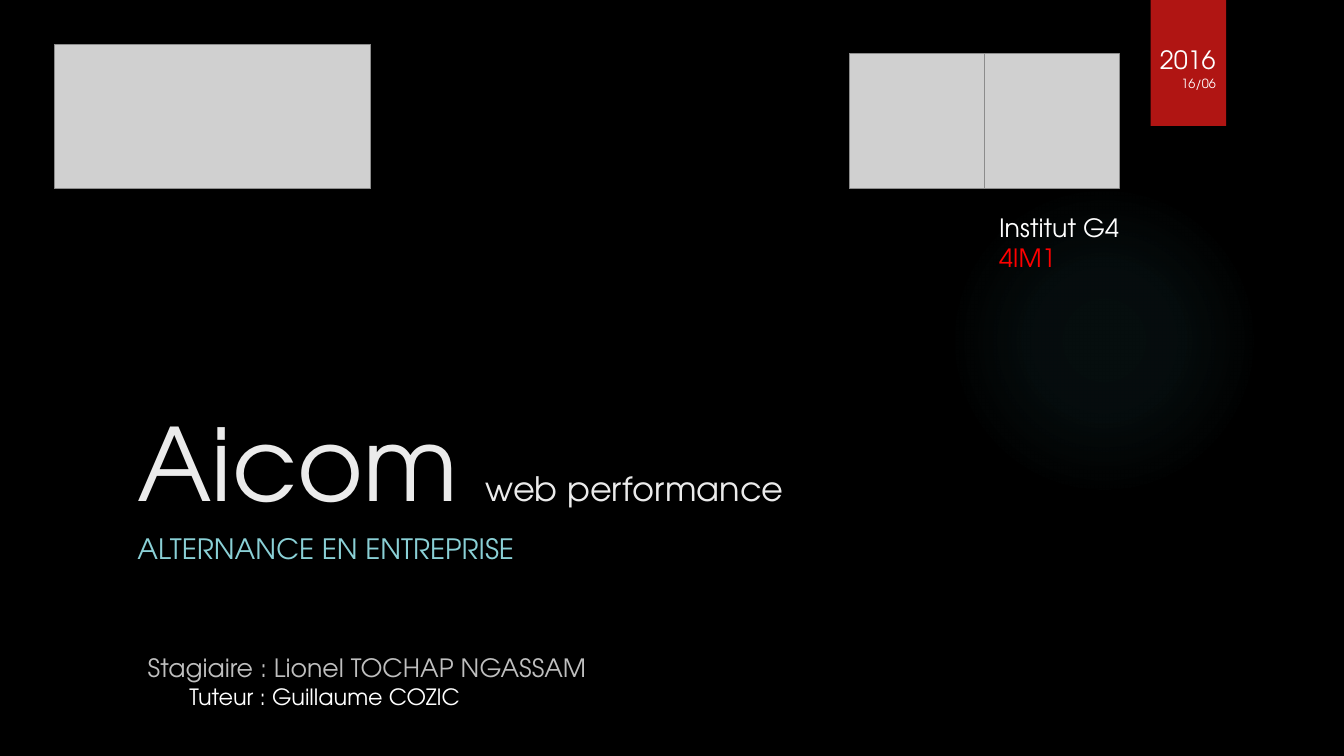
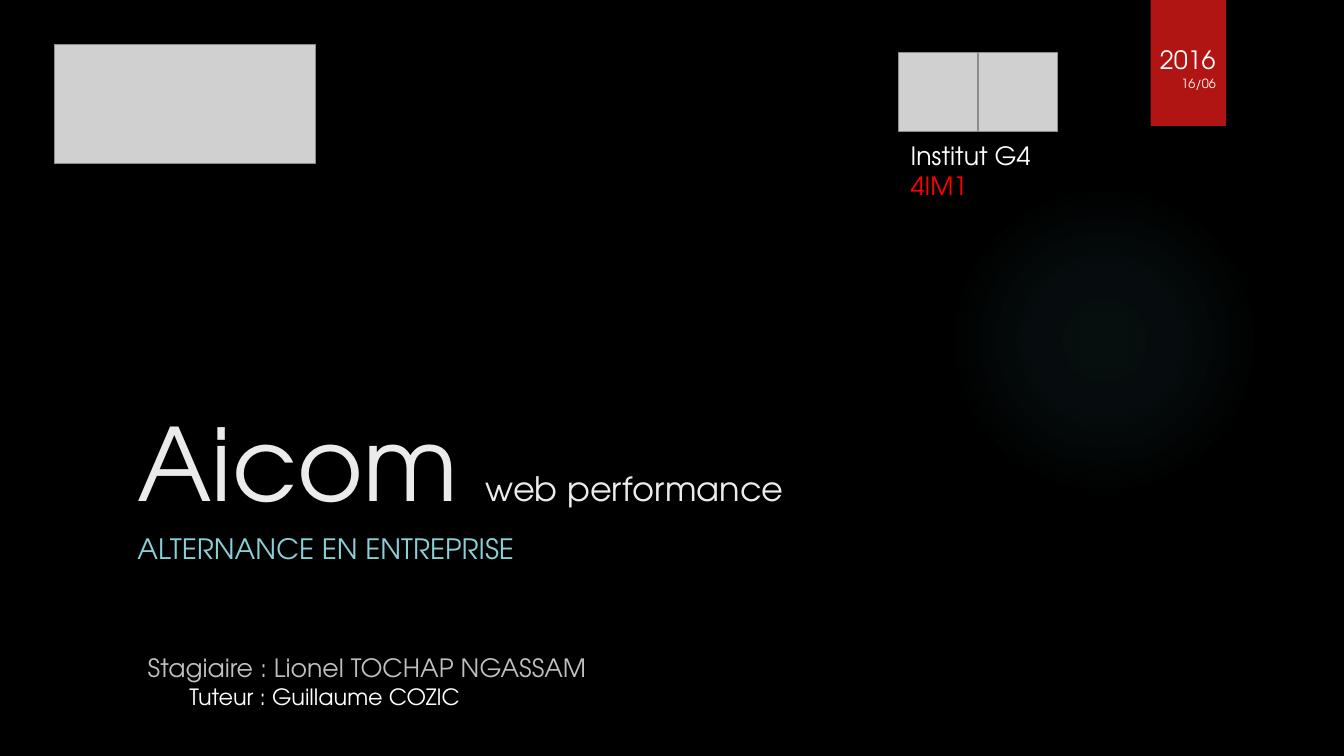
Before and after one commit to tochyvn/ma_banque_document, a slide deck: slide 1 of Aviaco france.pptx. Drawn at 1344x756 pixels with LibreOffice and Linux fonts; fonts in the diff are those of the drawing; grey boxes stand for pictures; background and template pictures are left out. Boxes give left, top, right and bottom in pixels: in the first picture for what was removed or moved away, otherwise in the second. Text is boxed around its words. In the diff, an @@ line names an element or a change of style, - is before the commit and + after.

```diff
--- a/Aviaco france.pptx
+++ b/Aviaco france.pptx
@@ picture resized from (x1=54, y1=44, x2=371, y2=189) to (x1=54, y1=44, x2=316, y2=163) @@
@@ picture resized from (x1=850, y1=53, x2=985, y2=189) to (x1=898, y1=52, x2=978, y2=132) @@
@@ picture resized from (x1=985, y1=53, x2=1120, y2=189) to (x1=978, y1=52, x2=1058, y2=132) @@
@@ text "Institut G4" moved from (x1=999, y1=218, x2=1119, y2=267) to (x1=911, y1=146, x2=1031, y2=195) @@
```
Also in this commit, not shown: 9 other slides changed.
